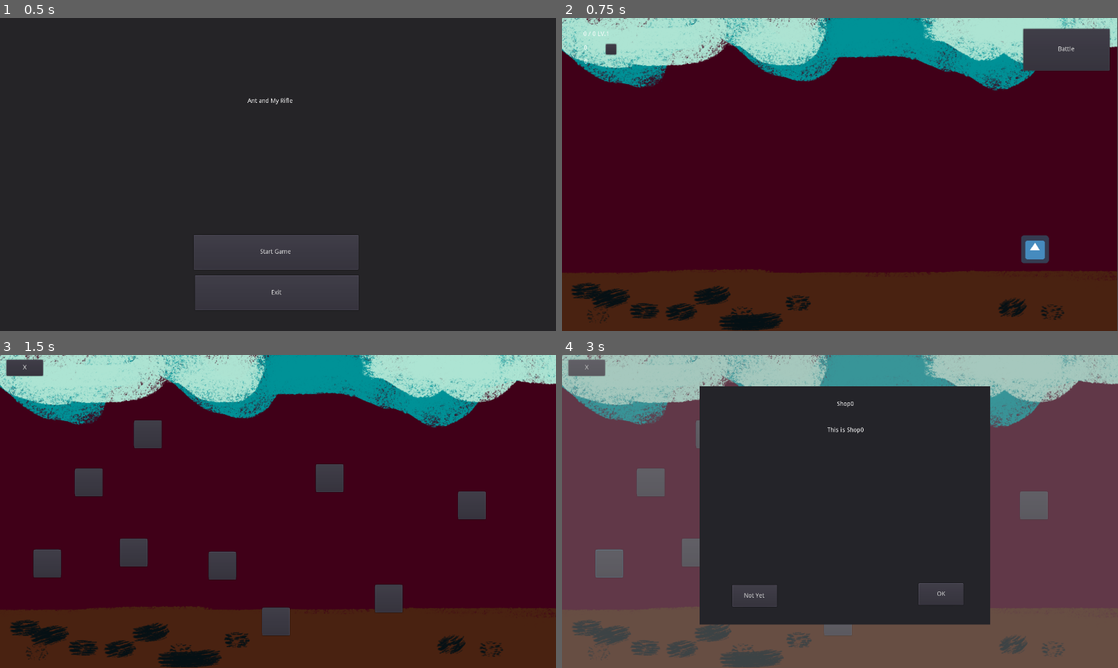
Above: before the commit, frames 1-4 (two rows, left to right).
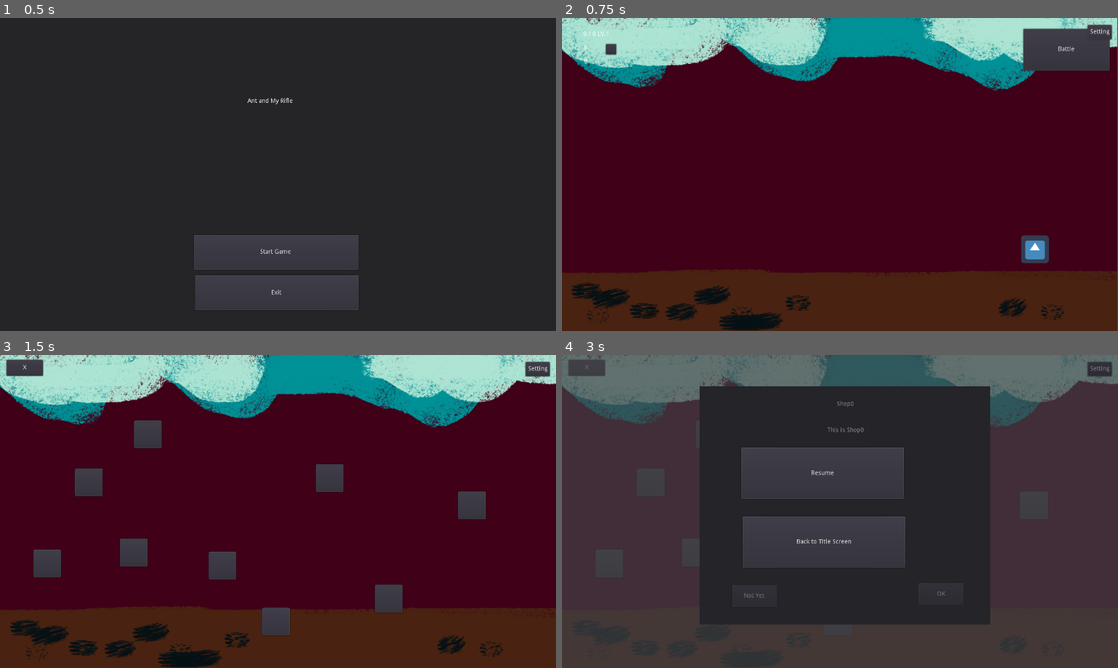
Above: after the commit, the same moments.

Repository: rockgong1987/RockCigaJam2020
Game: Godot game, scene res://Scenes/MainGame.tscn
Same seed, same stepped clock (60 frames per second), same inputs: the game is played once before the commit and once after it. The engine's default icon, where the game draws it, is replaced by a stand-in: a white triangle on a blue panel in a dark square.
Inputs (mouse positions are in pixels of both pictures, inside the frame that each line leads up to):
- Up to frame 1 (0.5 s): no input
- Up to frame 2 (0.75 s): click "Start Game" at 0.5 s
- Up to frame 3 (1.5 s): click "Battle" at 1.25 s
- Up to frame 4 (3 s): click (612, 564) at 2.02 s; click (1101, 370) at 2.75 s, where only the run after the commit has a clickable "Setting"

Frame 1 is identical in both runs. In frame 2, 0.1% of the frame differs, in the area x 94-99%, y 2-8%; in frame 3, 0.2%; in frame 4, 64%, in the area x 0-100%, y 0-100%.

Commit message:
add setting

Diff:
--- a/AntsAndMyRifle/Scenes/MainGame.gd
+++ b/AntsAndMyRifle/Scenes/MainGame.gd
@@ -11,6 +11,15 @@
 onready var m_game_data = $GameData
 onready var m_player_data = $PlayerData
 
+onready var m_home_container = $HomeContainer
+onready var m_map_container = $MapContainer
+onready var m_battle_container = $BattleContainer
+
+onready var m_setting_entry_button = $Setting/Entry
+onready var m_setting_entry_panel = $Setting/Panel
+onready var m_back_to_title_dialog = $BackToTitleDialog
+onready var m_quit_dialog = $QuitDialog
+
 var m_home_scene_inst
 var m_map_scene_inst
 var m_battle_scene_inst
@@ -20,7 +29,6 @@
 
 # Called when the node enters the scene tree for the first time.
 func _ready():
-	print(m_game_data.test_data)
 	pass # Replace with function body.
 
 
@@ -30,14 +38,15 @@
 
 
 func _on_Exit_pressed():
-	get_tree().quit()
+	m_quit_dialog.popup_centered()
 	pass # Replace with function body.
 
 func _on_Enter_pressed():
 	m_home_scene_inst = home_scene_ps.instance()
-	add_child(m_home_scene_inst)
+	m_home_container.add_child(m_home_scene_inst)
 	m_home_scene_inst.setup(self)
 	m_title_panel.visible = false
+	m_setting_entry_button.visible = true
 	pass # Replace with function body.
 
 # -- home intefaces
@@ -132,7 +141,7 @@
 	return m_game_data.ant_upgrade_price(m_player_data.ant_level)
 func home_battle_pressed():
 	m_map_scene_inst = map_scene_ps.instance()
-	add_child(m_map_scene_inst)
+	m_map_container.add_child(m_map_scene_inst)
 	m_map_scene_inst.position = Vector2.ZERO
 	m_map_scene_inst.setup(self)
 # -- forward
@@ -164,7 +173,7 @@
 		m_map_scene_inst.queue_free()
 		m_map_scene_inst = null
 	m_battle_scene_inst = battle_scene_ps.instance()
-	add_child(m_battle_scene_inst)
+	m_battle_container.add_child(m_battle_scene_inst)
 	m_battle_scene_inst.position = Vector2.ZERO
 	m_battle_scene_inst.setup(self)
 	pass
@@ -190,7 +199,7 @@
 		m_battle_scene_inst.queue_free()
 		m_battle_scene_inst = null
 	m_home_scene_inst = home_scene_ps.instance()
-	add_child(m_home_scene_inst)
+	m_home_container.add_child(m_home_scene_inst)
 	m_home_scene_inst.position = Vector2.ZERO
 	m_home_scene_inst.setup(self)
 # ----forward
@@ -237,3 +246,39 @@
 func player_use_boom():
 	if m_player_data.boom_count > 0:
 		m_player_data.boom_count -= 1
+
+
+func _on_Entry_pressed():
+	m_setting_entry_panel.visible = true
+	pass # Replace with function body.
+
+
+func _on_ResumeButton_pressed():
+	m_setting_entry_panel.visible = false
+	pass # Replace with function body.
+
+
+func _on_TitleButton_pressed():
+	m_back_to_title_dialog.popup_centered()
+	pass # Replace with function body.
+
+
+func _on_BackToTitleDialog_confirmed():
+	if m_home_scene_inst != null:
+		m_home_scene_inst.queue_free()
+		m_home_scene_inst = null
+	if m_map_scene_inst != null:
+		m_map_scene_inst.queue_free()
+		m_map_scene_inst = null
+	if m_battle_scene_inst != null:
+		m_battle_scene_inst.queue_free()
+		m_battle_scene_inst = null
+	m_setting_entry_button.visible = false
+	m_title_panel.visible = true
+	m_setting_entry_panel.visible = false
+	pass # Replace with function body.
+
+
+func _on_QuitDialog_confirmed():
+	get_tree().quit()
+	pass # Replace with function body.
--- a/AntsAndMyRifle/Scenes/MainGame.tscn
+++ b/AntsAndMyRifle/Scenes/MainGame.tscn
@@ -61,5 +61,67 @@
 __meta__ = {
 "_edit_use_anchors_": false
 }
+
+[node name="HomeContainer" type="Node2D" parent="."]
+
+[node name="MapContainer" type="Node2D" parent="."]
+
+[node name="BattleContainer" type="Node2D" parent="."]
+
+[node name="Setting" type="Control" parent="."]
+anchor_right = 1.0
+anchor_bottom = 1.0
+mouse_filter = 2
+__meta__ = {
+"_edit_use_anchors_": false
+}
+
+[node name="Entry" type="Button" parent="Setting"]
+visible = false
+margin_left = 1209.66
+margin_top = 16.0432
+margin_right = 1265.66
+margin_bottom = 49.0432
+text = "Setting"
+
+[node name="Panel" type="Panel" parent="Setting"]
+visible = false
+self_modulate = Color( 1, 1, 1, 0.533333 )
+anchor_right = 1.0
+anchor_bottom = 1.0
+
+[node name="ResumeButton" type="Button" parent="Setting/Panel"]
+margin_left = 412.724
+margin_top = 212.712
+margin_right = 786.724
+margin_bottom = 330.712
+text = "Resume"
+
+[node name="TitleButton" type="Button" parent="Setting/Panel"]
+margin_left = 415.899
+margin_top = 371.452
+margin_right = 789.899
+margin_bottom = 489.452
+text = "Back to Title Screen"
+__meta__ = {
+"_edit_use_anchors_": false
+}
+
+[node name="BackToTitleDialog" type="ConfirmationDialog" parent="."]
+margin_right = 200.0
+margin_bottom = 70.0
+popup_exclusive = true
+dialog_text = "Go back to the title screen?"
+
+[node name="QuitDialog" type="ConfirmationDialog" parent="."]
+margin_right = 200.0
+margin_bottom = 70.0
+popup_exclusive = true
+dialog_text = "Quit the game?"
 [connection signal="pressed" from="Title/BG/Enter" to="." method="_on_Enter_pressed"]
 [connection signal="pressed" from="Title/BG/Exit" to="." method="_on_Exit_pressed"]
+[connection signal="pressed" from="Setting/Entry" to="." method="_on_Entry_pressed"]
+[connection signal="pressed" from="Setting/Panel/ResumeButton" to="." method="_on_ResumeButton_pressed"]
+[connection signal="pressed" from="Setting/Panel/TitleButton" to="." method="_on_TitleButton_pressed"]
+[connection signal="confirmed" from="BackToTitleDialog" to="." method="_on_BackToTitleDialog_confirmed"]
+[connection signal="confirmed" from="QuitDialog" to="." method="_on_QuitDialog_confirmed"]
